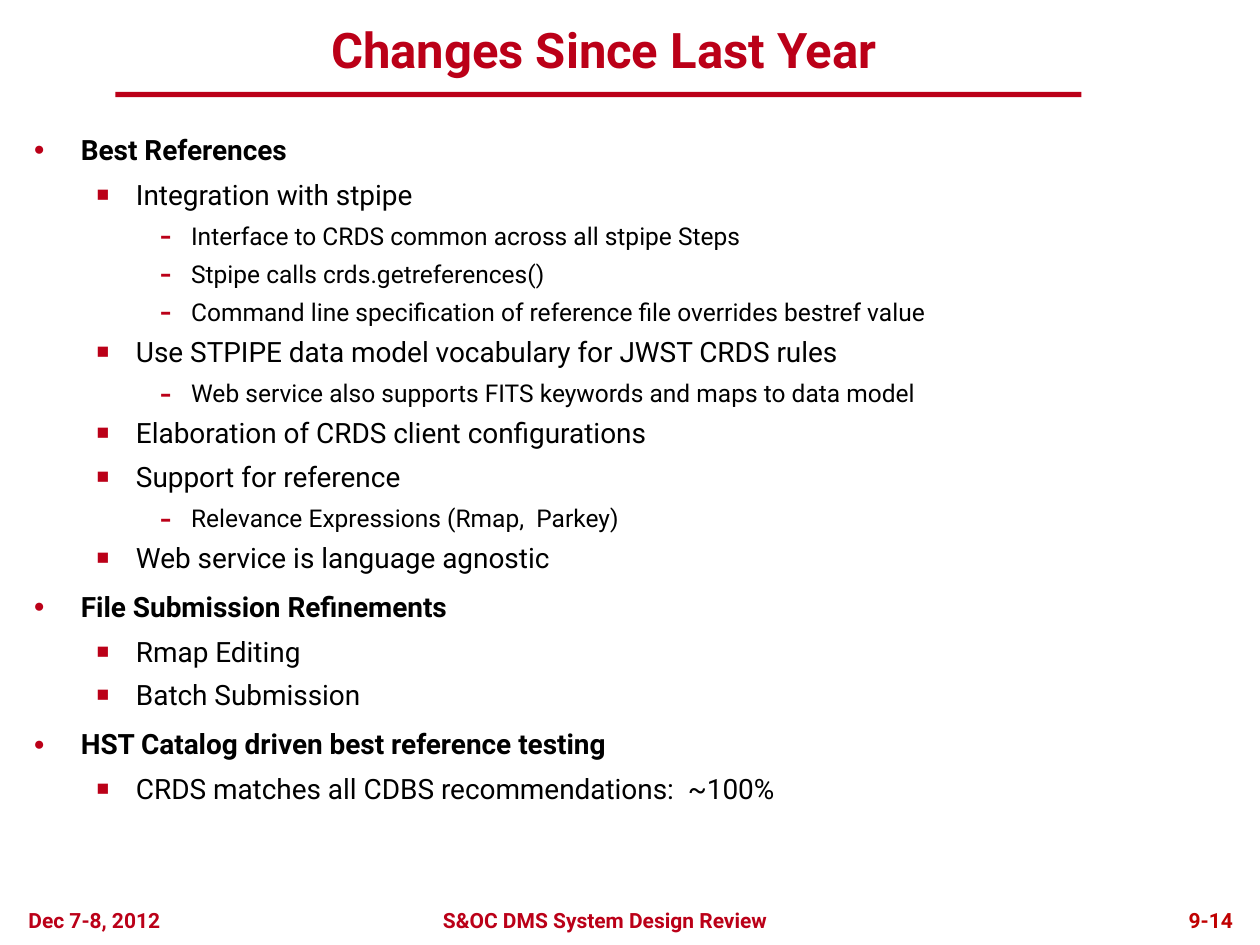
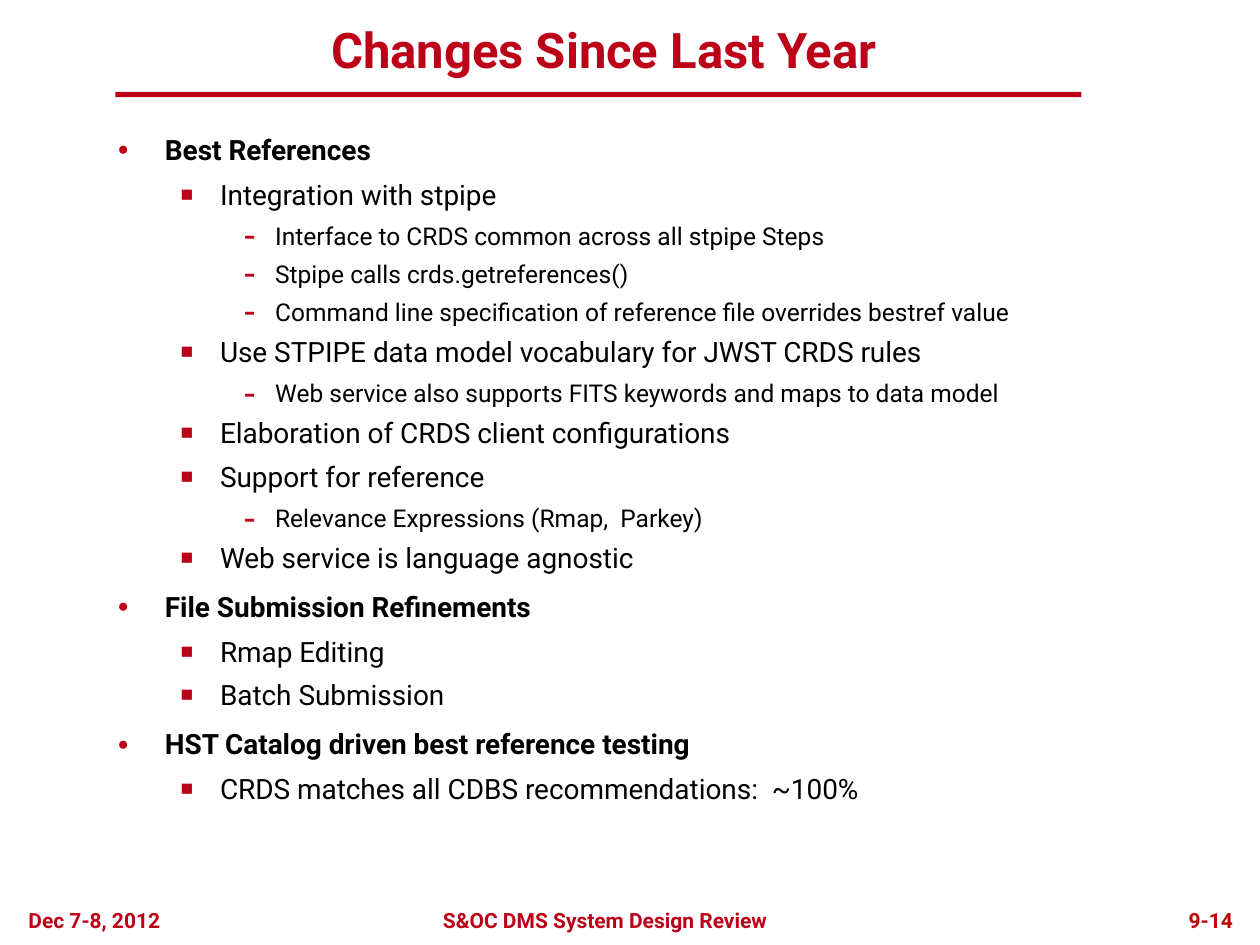
Before and after one commit to spacetelescope/crds, a slide deck: slide 13 of docs/DMS_SDR2_09_CRDS_final.pptx. Drawn at 1260x945 pixels with LibreOffice and Linux fonts; fonts in the diff are those of the drawing; background and template pictures are left out. Boxes give left, top, right and bottom in pixels: in the first picture for what was removed or moved away, otherwise in the second. Text is boxed around its words. In the diff, an @@ line names an element or a change of style, - is before the commit and + after.

```diff
--- a/docs/DMS_SDR2_09_CRDS_final.pptx
+++ b/docs/DMS_SDR2_09_CRDS_final.pptx
@@ text "Best References": place and size @@
-text "Best References" at (81,138,925,800)
+text "Best References" at (165,138,1009,800)
```
Also in this commit, not shown: 11 other slides changed.
